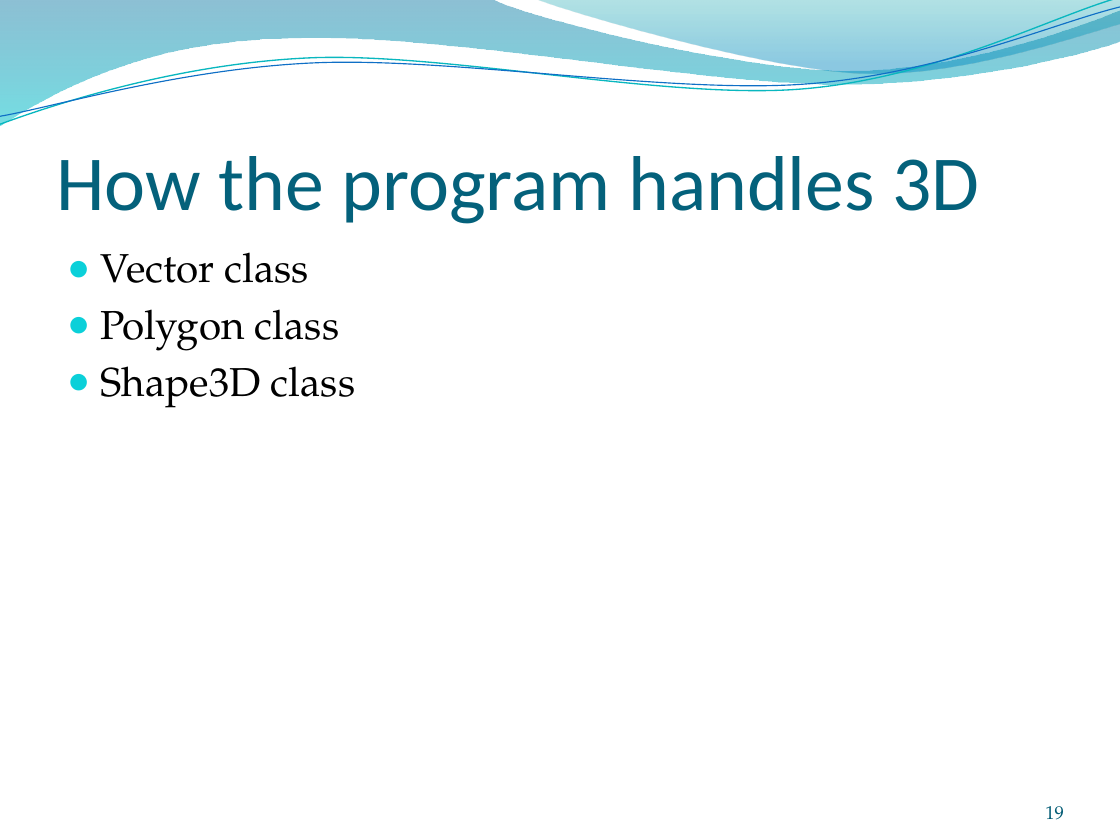
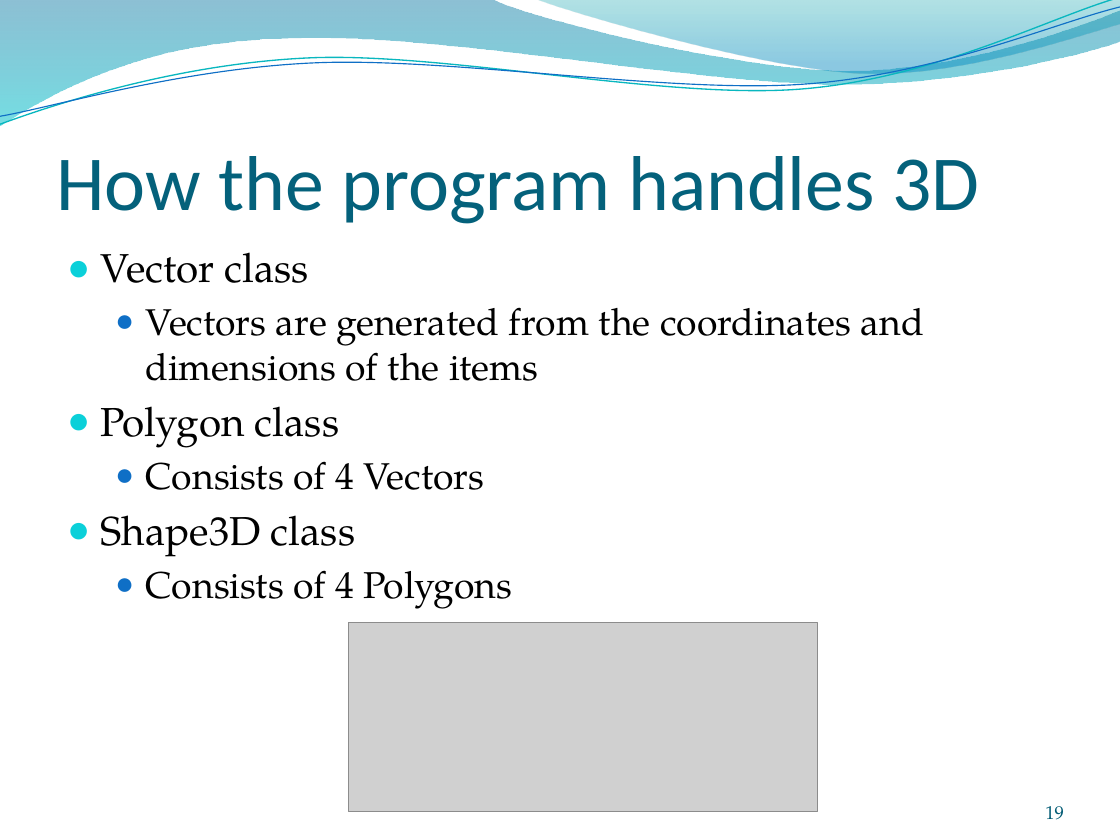
Before and after one commit to montelongoj/p2-b130-aau-2011, a slide deck: slide 19 of P2 project Bag Packer Program.pptx. Drawn at 1120x840 pixels with LibreOffice and Linux fonts; fonts in the diff are those of the drawing; grey boxes stand for pictures; background and template pictures are left out. Boxes give left, top, right and bottom in pixels: in the first picture for what was removed or moved away, otherwise in the second. Text is boxed around its words. In the diff, an @@ line names an element or a change of style, - is before the commit and + after.

```diff
--- a/P2 project Bag Packer Program.pptx
+++ b/P2 project Bag Packer Program.pptx
@@ text at [145,307,924,381]: paragraph added @@
+  ● Vectors are generated from the coordinates and dimensions of the items
@@ text at [145,461,484,490]: paragraph added @@
+  ● Consists of 4 Vectors
@@ text at [145,570,512,609]: paragraph added @@
+  ● Consists of 4 Polygons
@@ picture added at [348,623,818,812] @@
```
Also in this commit, not shown: 2 other slides changed.
